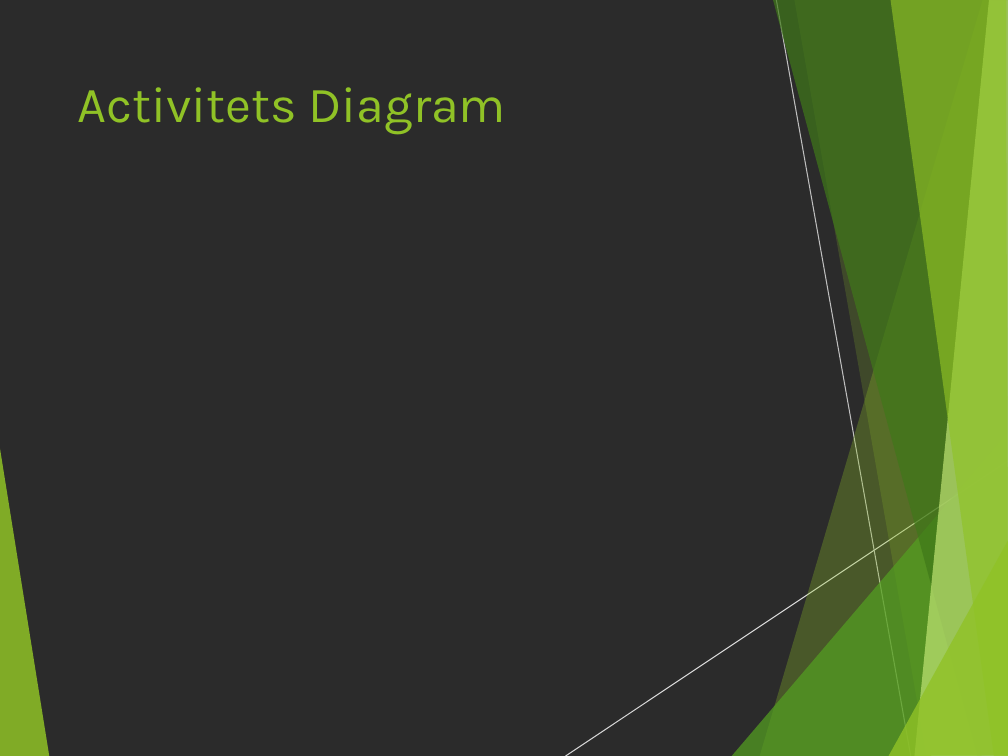
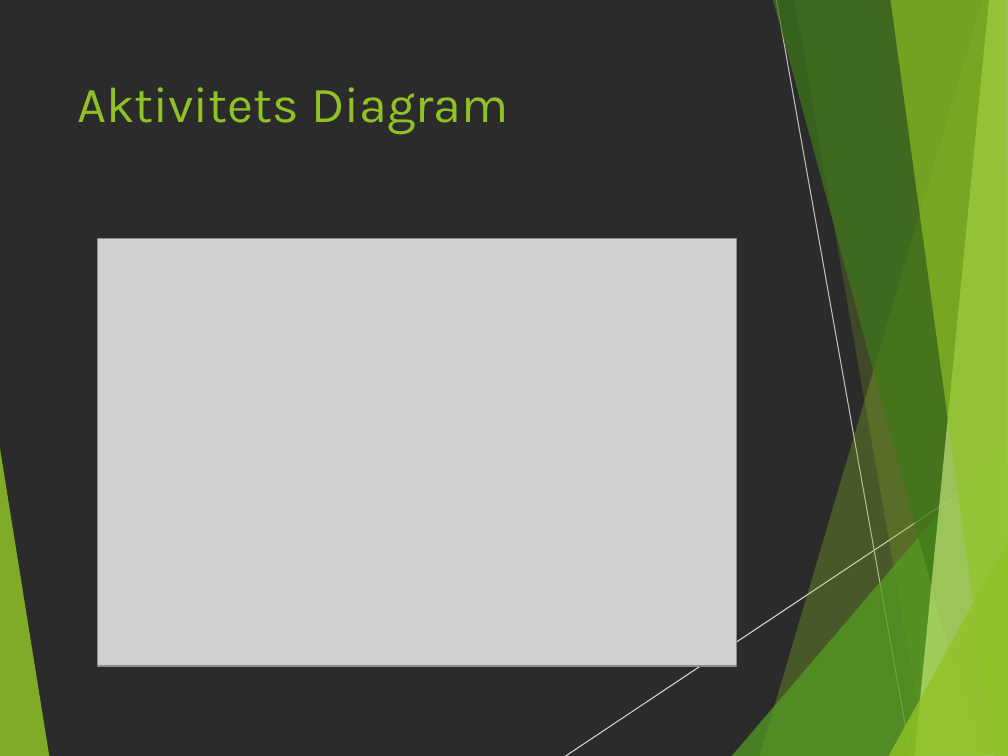
Before and after one commit to anderslatif/RoskildeFrieBornehave, a slide deck: slide 12 of Dias.pptx (slide 6 before the commit). Drawn at 1008x756 pixels with LibreOffice and Linux fonts; fonts in the diff are those of the drawing; grey boxes stand for pictures; background and template pictures are left out; a plain dark background stands for a picture behind light text. Boxes give left, top, right and bottom in pixels: in the first picture for what was removed or moved away, otherwise in the second. Text is boxed around its words. In the diff, an @@ line names an element or a change of style, - is before the commit and + after.

```diff
--- a/Dias.pptx
+++ b/Dias.pptx
@@ title at box(77, 87, 508, 135): text changed @@
-Activitets Diagram
+Aktivitets Diagram
@@ picture added at box(98, 238, 736, 665) @@
```
Also in this commit, not shown: 2 other slides changed, 7 slides added, 3 slides removed.
